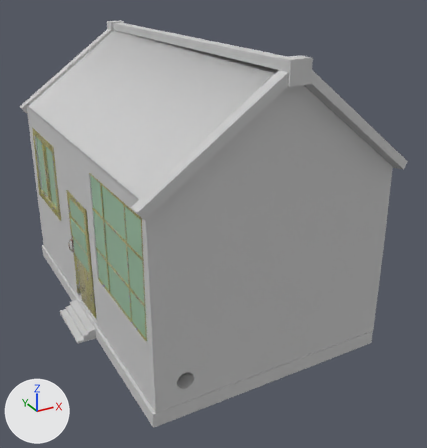
A saved change to the FBX model Assets/3DS Max Assets/Shack.FBX.
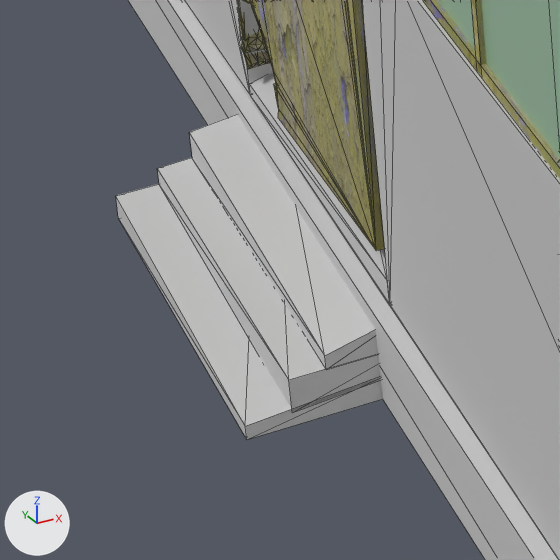
Old and new are each drawn whole from a camera (50 mm lens) standing at (-50.2, -136.4, 91.7) and looking at (19.7, -9.4, 28.2) and again close up on the part from 10% to 28% of the width and 63% to 80% of the height. Every picture has the same lights, and +X, +Y and +Z are marked at lower left. The close-ups show mesh edges as thin lines. Where no turn or scale is listed for an object, it has been applied to the vertices. Vertices at the same position are counted once.
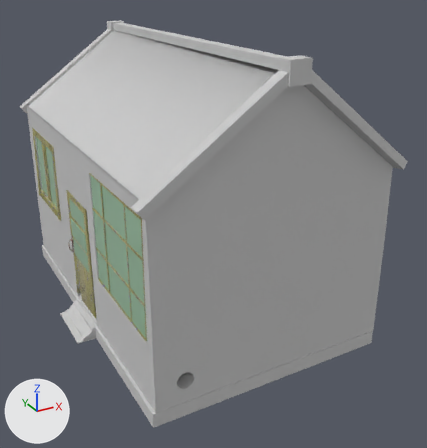
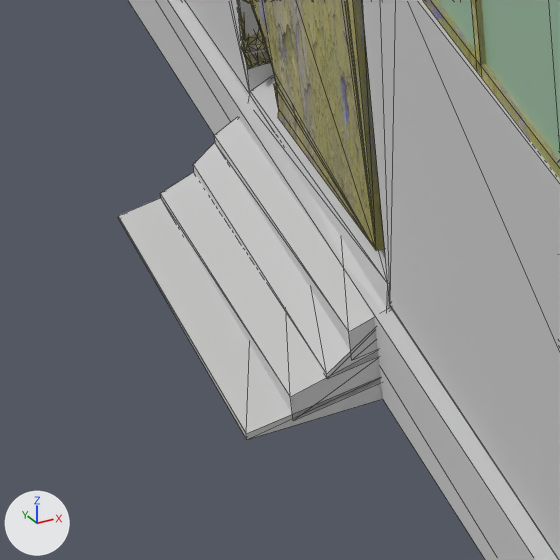
Boxes (x1, y1, x2, y2) around the edits, measured in the close-ups (560 x 560 px):
'Box004', reshaped: before (116, 0, 560, 560); after (118, 0, 560, 560)
part 1 of me_mesh, built on: before (116, 73, 390, 439); after (118, 75, 391, 439)

The change, as a list of edits to the scene's bpy script:
```text
Change me_mesh:
    used by ob_box004; location = (-0.08, 45.54, 63.7)
    remove me_mesh.from_pydata(...)  # 580 vertices, 1082 faces; spans x -19.7..48.2, y -94.7..2.5, z -60.2..12.5
    add me_mesh.from_pydata(...)  # 588 vertices, 1094 faces; spans x -19.7..48.2, y -94.7..2.5, z -60.2..12.5
    me_mesh part 1
    1 vertex is removed from x -13.4, y -39.1, z -58.4
    10 faces are deleted
    3 vertices in x -19.7..-14.3, y -55.4..-39.1, z -59.7..-56.0 move by (0.0, 0.0, -0.3)
    3 vertices in x -18.1..-16.7, y -55.3..-39.2, z -58.5..-57.8 move by (0.0, 0.0, -0.7)
    15 vertices move from x -19.7..-10.9, y -55.3..-39.0, z -59.2..-55.1 to x -19.7..-10.5, y -55.3..-39.0, z -60.1..-54.9
    9 vertices are added at x -15.8..-11.2, y -55.3..-39.0, z -58.3..-55.3
    4 new faces join them, mat_material__94 (light grey #cacaca)
    5 new faces join them, mat_material__37 (light grey #cacaca)
    5 new faces join them, mat_material__221 (light grey #cacaca)
    4 new faces join them, mat_material__26 (light grey #cacaca)
    2 new faces join them, mat_material__95 (light grey #cacaca)
    2 new faces join them, mat_material__174 (light grey #cacaca)
```
